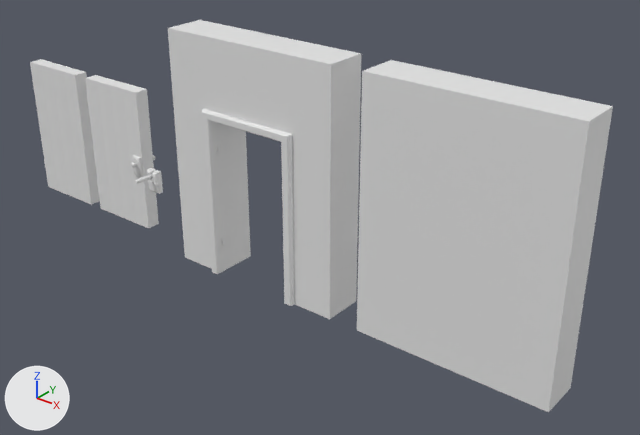
A saved change to the FBX model Assets/FBX/EscapeRoom.fbx.
Camera for both pictures: a 50 mm lens placed at (8.21, -9.07, 7.04), pointed at (0.72, 0.3, 1.23). Every picture has the same lights, and +X, +Y and +Z are marked at lower left. Materials are left out; every surface is plain grey. Where no turn or scale is listed for an object, it has been applied to the vertices. Vertices at the same position are counted once.

Names of what the first picture shows: 'Alavanca_Caixa', 'Parede_Comum', 'Parede_Porta', 'Porta_Macaneta', 'Porta_Macaneta.001'.
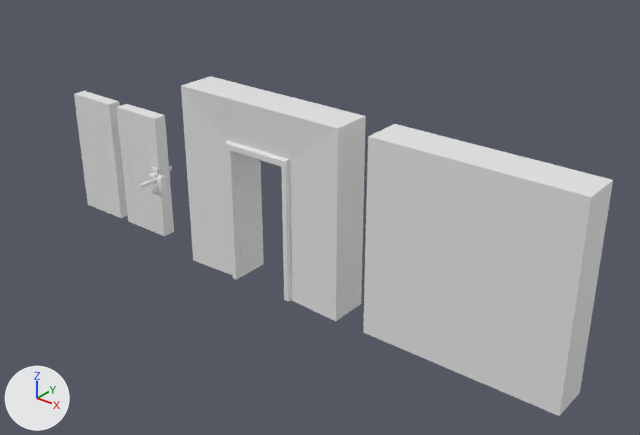
Where the change shows, as pixel boxes (x1, y1, x2, y2) in the pictures (640 x 435 px; the box of a moved part takes in the faces that stretch with it):
'Parede_Comum', mesh rescaled, moved (17% shorter)
    before: (357, 60, 613, 412)
    after: (363, 124, 613, 416)
'Parede_Porta', reshaped, moved, rescaled (18% shorter)
    before: (168, 20, 361, 319)
    after: (181, 76, 366, 321)
'Porta_Macaneta', reshaped, moved (21% narrower, 14% shorter)
    before: (85, 75, 159, 228)
    after: (116, 104, 174, 236)
'Porta_Macaneta.001', deleted
    before: (30, 59, 100, 205)
'Porta_Comum', added
    after: (74, 91, 128, 218)
'Alavanca_Caixa', moved
    before: (147, 168, 163, 194)
    after: (151, 172, 167, 197)
part 1 of me_cube_003, moved or reshaped
    before: (85, 75, 159, 228)
    after: (116, 104, 174, 236)
part 2 of me_cube_003, moved or reshaped
    before: (133, 155, 143, 178)
    after: (151, 166, 158, 173)
part 3 of me_cube_003, moved or reshaped (not visible afterwards)
    before: (133, 159, 140, 175)

The change in detail:
me_cube has 8 vertices, 5 faces and spans x -1.59..1.39, y -0.32..0.32, z 0.01..3.84.
me_cube is used by ob_parede_comum; location (3.48, 0.0, 0.0).
me_cube part 5: the whole mesh is scaled about the mesh origin by (1.01, 0.952, 0.779).
me_cube_003 has 456 vertices, 380 faces and spans x -0.66..0.68, y -0.15..0.37, z 0.02..2.51.
me_cube_003 is used by ob_porta_macaneta; location (-3.58, 0.0, 0.02).
me_cube_003 part 1: the loose piece of 44 vertices spanning x -0.64..0.68, y -0.01..0.23, z 0.02..2.51 is scaled about its middle by (0.723, 0.952, 0.866), then moved by (0.54, -0.01, -0.19).
me_cube_003 part 2: the loose piece of 12 vertices spanning x 0.46..0.65, y -0.04..0.05, z 0.99..1.35 is scaled about its middle by (0.723, 0.952, 0.956), then moved by (0.39, 0.0, -0.08).
me_cube_003 part 3: the loose piece of 12 vertices spanning x 0.5..0.62, y -0.05..-0.04, z 1.02..1.33 is scaled about its middle by (0.723, 0.952, 0.956), then moved by (0.39, 0.0, -0.08).
me_cube_006 is used by ob_parede_porta; location (-0.06, 0.0, 0.0); rotation (1.571, 0.0, 0.0), in degrees (90, 0, 0); scale (0.0102, 0.0102, 0.0102).
me_cube_006 had 117 vertices, 90 faces and spanned x -154.0..144.0, y 1.0..375.0, z -39.0..39.0.
me_cube_006 now has 117 vertices, 90 faces and spans x -148.0..149.0, y 1.0..300.0, z -33.0..33.0.
me_cube_006 part 4: 49 of 117 vertices moved; they spanned x -154.0..144.0, y 1.0..375.0, z -39.0..39.0 and now span x -148.0..149.0, y 1.0..300.0, z -33.0..33.0; mean shift (5.0, -21.0, 0.0); largest move (-154.0, 375.0, 32.0) -> (-148.0, 300.0, 32.0).
Mesh me_cube_001_1 is new.
It has 96 vertices, 68 faces and spans x 0.55..1.51, y -0.01..0.22, z -0.01..2.15.
Object 'Parede_Comum' (ob_parede_comum) moves from (3.48, 0.0, 0.0) to (3.6, 0.0, 0.0).
Object 'Alavanca_Caixa' (ob_alavanca_caixa) moves from (-2.22, -0.32, 1.25) to (-2.15, -0.31, 1.19).
Object 'Porta_Macaneta' (ob_porta_macaneta) moves from (-3.58, 0.0, 0.02) to (-3.53, 0.0, 0.02).
Object 'Parede_Porta' (ob_parede_porta) moves from (-0.06, 0.0, 0.0) to (0.02, 0.0, 0.0).
Object 'Parede_Porta' (ob_parede_porta) is rescaled from (0.0102, 0.0102, 0.0102) to (0.01, 0.01, 0.01).
Object 'Porta_Macaneta.001' (ob_porta_macaneta_001) is deleted.
Object 'Porta_Comum' (ob_porta_comum) is new; it shows me_cube_001_1.
Its location is (-5.15, 0.0, 0.02).
